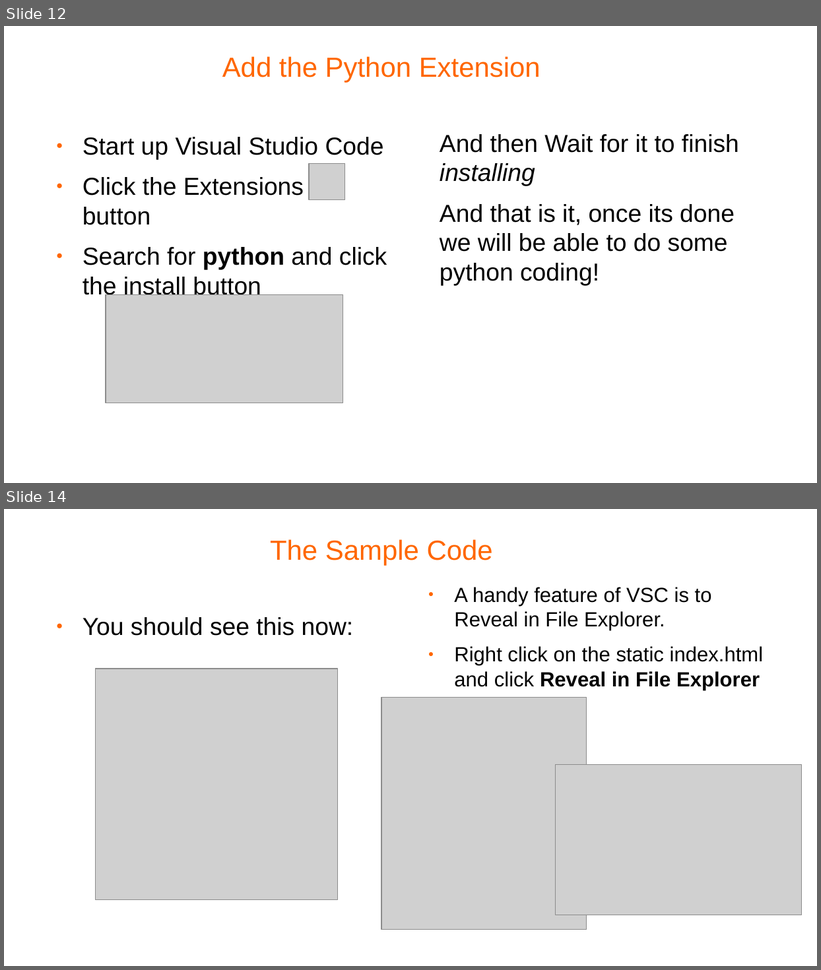
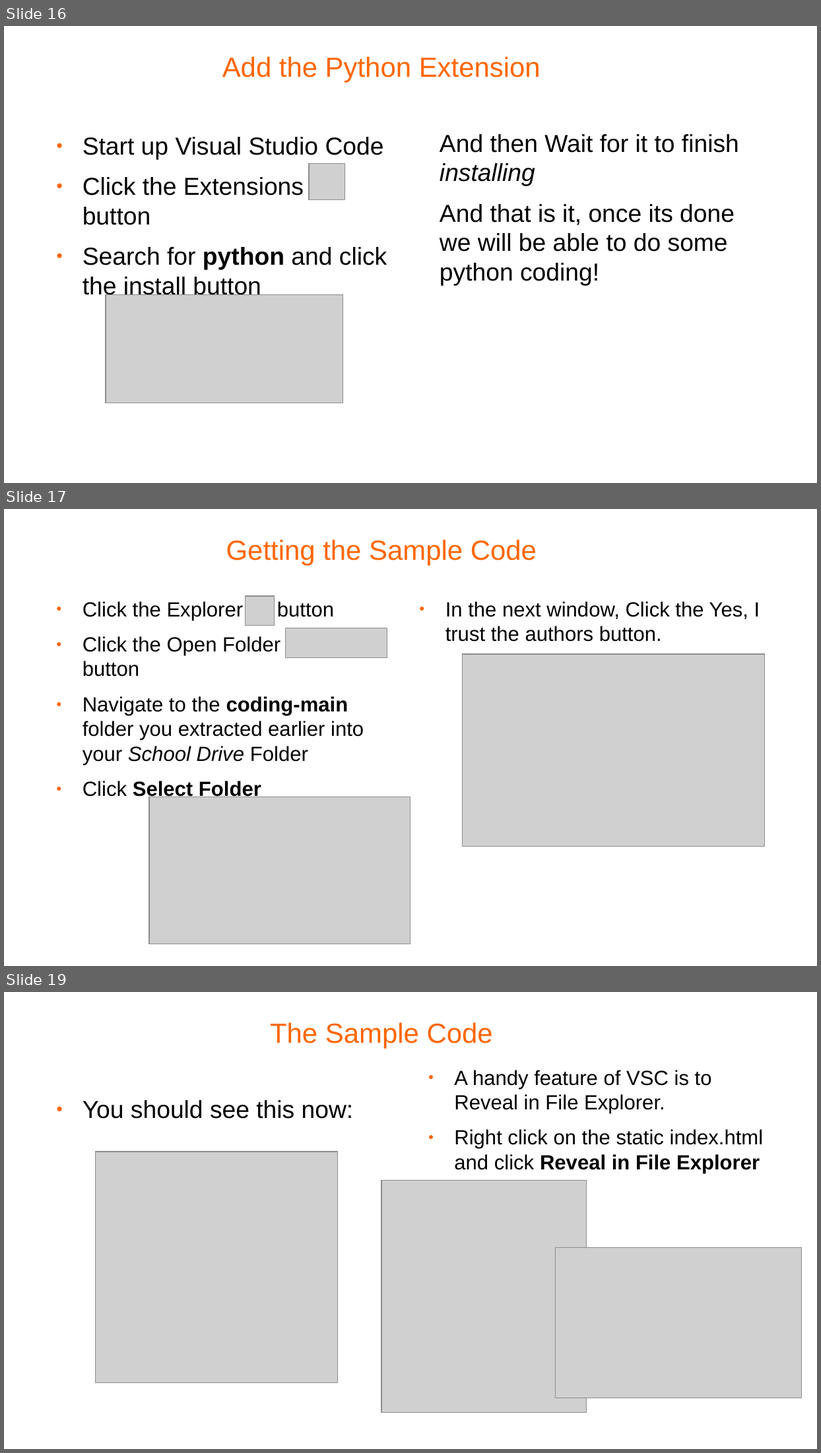
Before and after one commit to pellcorp/coding, a slide deck: docs/windows fundamentals.odp. Shown one above the other, each under a label of ours: slides 12 and 14 before the commit, slides 16, 17 and 19 after it; the slides between them are not shown. The pictures are 821x970 and 821x1453 pixels, drawn with LibreOffice and Linux fonts; fonts in the diff are those of the drawing; grey boxes stand for pictures; background and template pictures are left out. Boxes give left, top, right and bottom in pixels: in the first picture for what was removed or moved away, otherwise in the second. Text is boxed around its words. In the diff, an @@ line names an element or a change of style, - is before the commit and + after.

```diff
--- a/docs/windows fundamentals.odp
+++ b/docs/windows fundamentals.odp
@@ slide 17 added at (4,509,817,966), background #FFFFFF @@
@@ title added at (226,539,537,565), 27 pt, text #FF6600 @@
+Getting the Sample Code
@@ text added at (83,601,364,801), 20 pt, text #000000 @@
+● Click the Explorer button
+● Click the Open Folder button
+● Navigate to the coding-main folder you extracted earlier into your School Drive Folder
+● Click Select Folder
@@ picture added at (246,596,274,626) @@
@@ text added at (446,601,760,642), 20 pt, text #000000 @@
+● In the next window, Click the Yes, I trust the authors button.
@@ picture added at (286,628,387,658) @@
@@ picture added at (463,654,766,847) @@
@@ picture added at (149,797,411,945) @@
@@ what was slide 12 is now slide 16 @@
@@ what was slide 14 is now slide 19 @@
```
Also in this commit, not shown: 2 slides changed, 4 other slides added, 4 other files.
